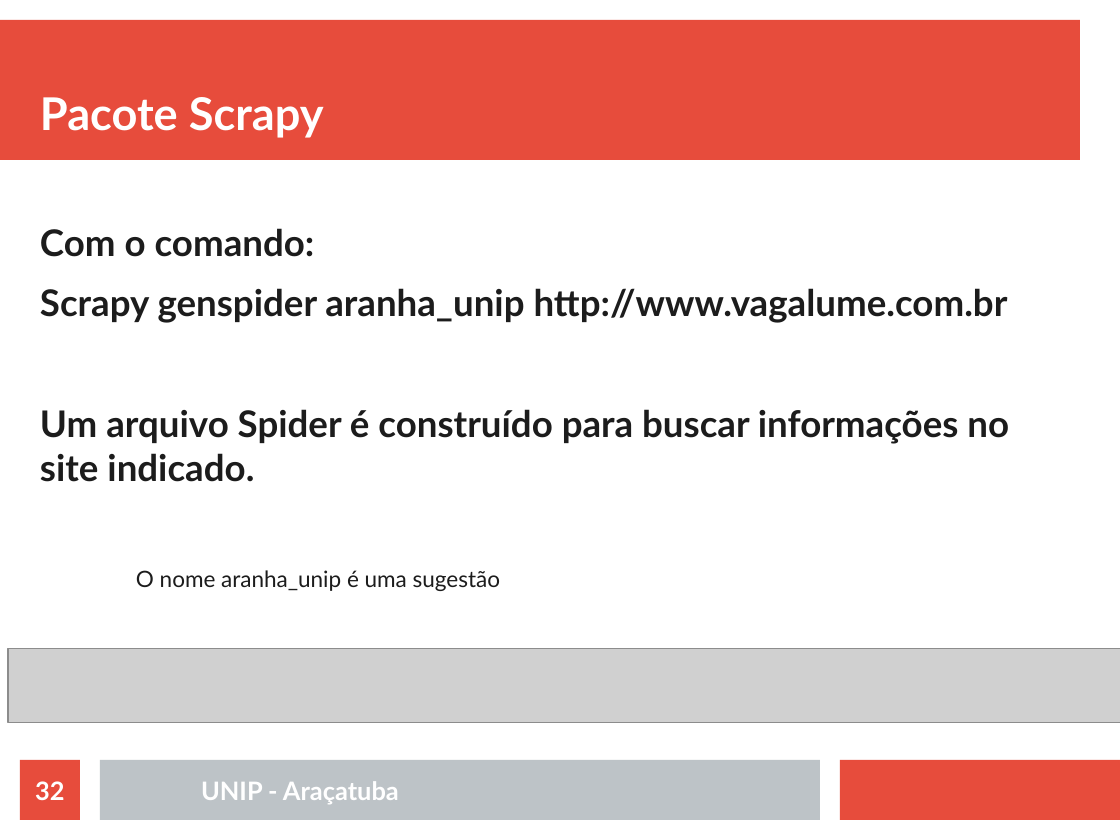
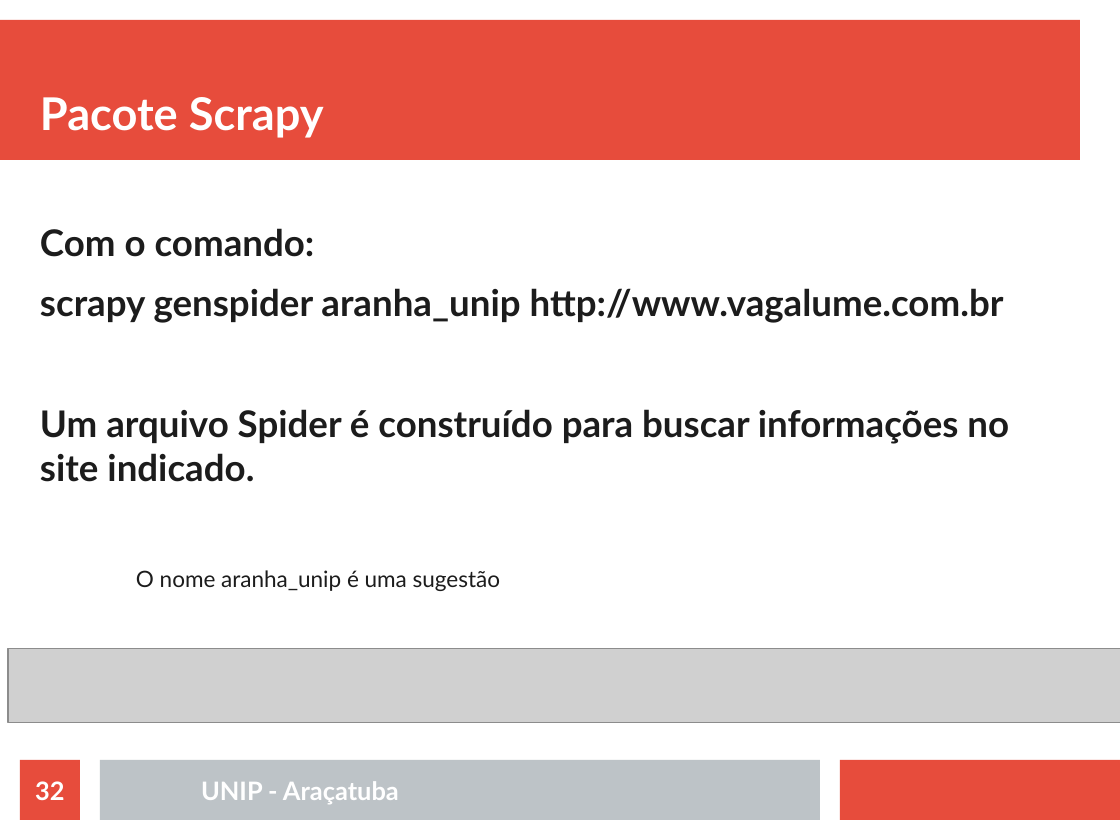
Before and after one commit to rafaelstojoao/pos-unip, a slide deck: slide 32 of [2020][modulo][Processamento_Linguagem_Natural]/[aula]03[chatbot].odp. Drawn at 1120x840 pixels with LibreOffice and Linux fonts; fonts in the diff are those of the drawing; grey boxes stand for pictures. Boxes give left, top, right and bottom in pixels: in the first picture for what was removed or moved away, otherwise in the second. Text is boxed around its words. In the diff, an @@ line names an element or a change of style, - is before the commit and + after.

```diff
--- a/[2020][modulo][Processamento_Linguagem_Natural]/[aula]03[chatbot].odp
+++ b/[2020][modulo][Processamento_Linguagem_Natural]/[aula]03[chatbot].odp
@@ text at (x1=40, y1=288, x2=1004, y2=323): text changed @@
-Scrapy genspider aranha_unip http://www.vagalume.com.br
+scrapy genspider aranha_unip http://www.vagalume.com.br
```
Also in this commit, not shown: 2 other slides changed, 31 other files.
